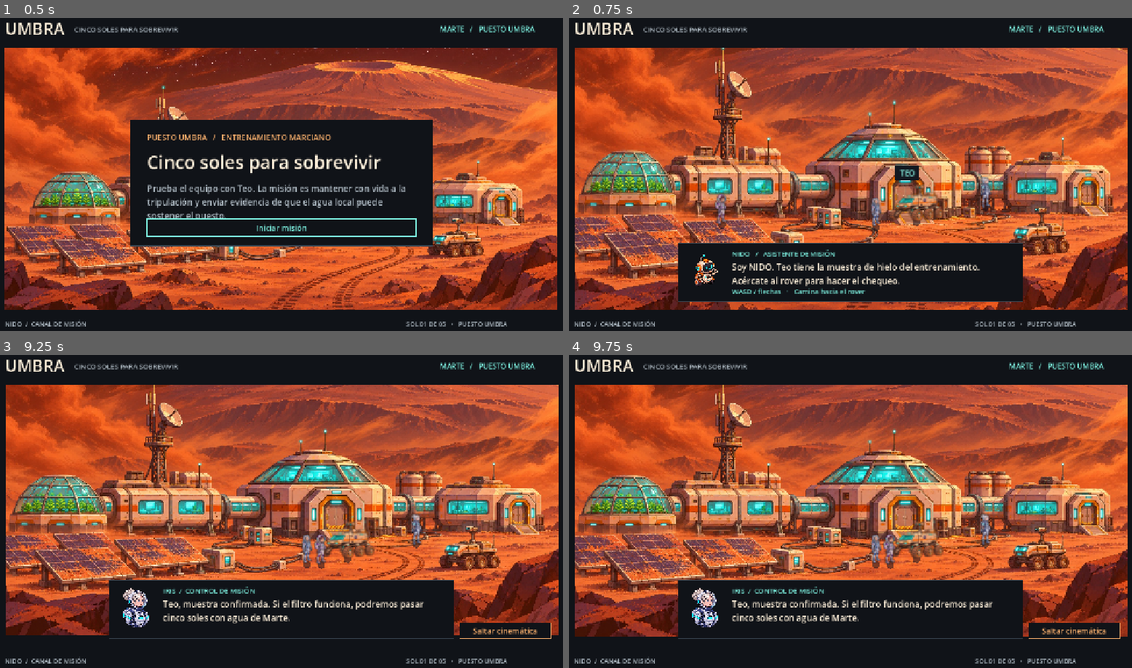
Above: before the commit, frames 1-4 (two rows, left to right).
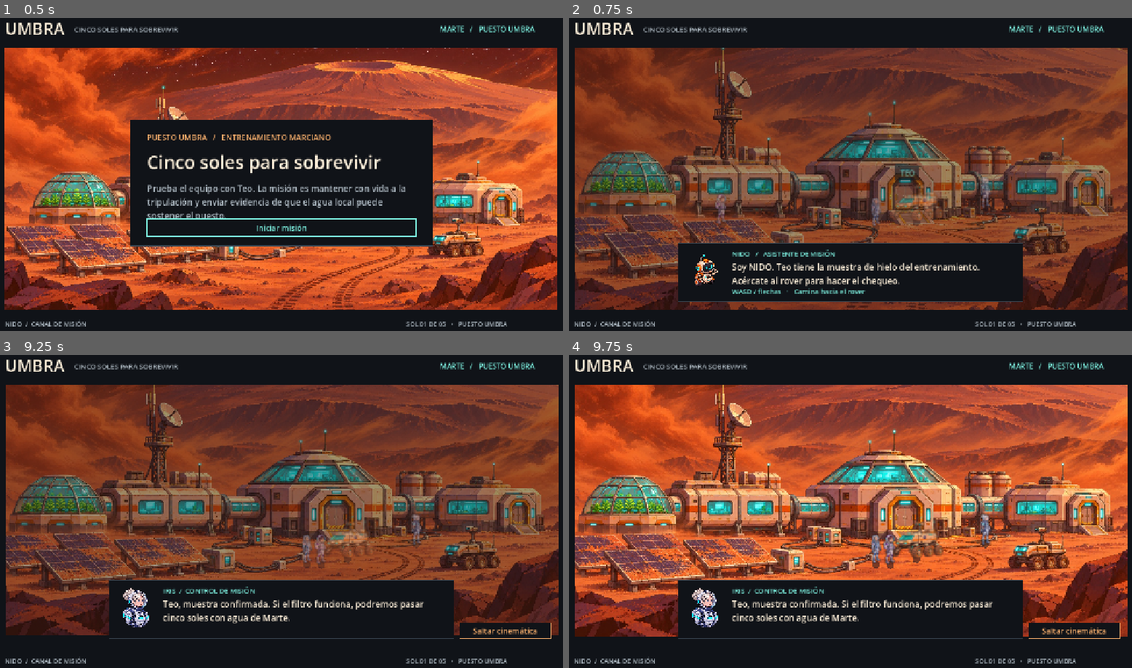
Above: after the commit, the same moments.

Repository: JULINHO-22/horizonte-rojo
Game: Godot game, scene res://scenes/umbra.tscn
Two runs of this game, one before a commit and one after it. Both use one fixed random seed, a clock stepped at 60 frames per second and the inputs below.
Inputs:
- Up to frame 1 (0.5 s): no input
- Up to frame 2 (0.75 s): click "Iniciar misión" at 0.5 s
- Up to frame 3 (9.25 s): tap Enter at 1.25 s; hold Right (ui_right) 1.28-2.03 s; hold Shift 1.28-2.03 s; tap M at 1.55, 2.1, 3.8, 4.35, 6.05, 6.6, 8.3, 8.85 s; hold Down (ui_down) 2.03-2.78 s; tap E at 2.3, 2.85, 4.55, 5.1, 6.8, 7.35, 9.05 s; tap Space at 2.75 s; hold Right (ui_right) 2.78-3.53 s; hold Shift 2.78-3.53 s; hold Up (ui_up) 3.53-4.28 s; tap Shift at 3.6, 5.3, 8.1 s; hold Left (ui_left) 4.28-5.78 s; tap Escape at 4.9 s; hold Down (ui_down) 5.78-6.53 s; hold Shift 5.78-6.53 s; hold Right (ui_right) 6.53-7.28 s; hold Up (ui_up) 7.28-8.03 s; hold Shift 7.28-8.03 s; hold Right (ui_right) 8.03-8.78 s; hold Down (ui_down) from 8.78 s (still down)
- Up to frame 4 (9.75 s): release Down (ui_down) at 9.53 s; hold Left (ui_left) from 9.53 s (still down); tap E at 9.6 s

Frame 1 is identical in both runs. In frame 2, 68% of the frame differs, in the area x 1-100%, y 9-94%; in frame 3, 64%; in frame 4, nothing differs.

Commit message:
Haz que la tormenta afecte el recorrido y añade la salida de NIDO

Diff:
--- a/scripts/puesto.gd
+++ b/scripts/puesto.gd
@@ -4,7 +4,10 @@
 const EXTERIOR := preload("res://assets/exterior.jpg")
 const MAPA := preload("res://assets/base.jpg")
 const TORMENTA := preload("res://assets/tormenta.png")
+const FRENTE := preload("res://assets/frente_polvo.png")
 const CLINICA := preload("res://assets/enfermeria.png")
+const ENERGIA := preload("res://assets/energia_interior.png")
+const REFUGIO := preload("res://assets/esclusa_interior.png")
 const NORA := preload("res://assets/nora_reposo.png")
 const NORA_PASOS := preload("res://assets/nora_caminar.png")
 const NOMBRES := {"energia": "ENERGÍA", "cultivos": "INVERNADERO", "medicina": "ENFERMERÍA", "radio": "CONTROL", "cierre": "ESCLUSA"}
@@ -39,15 +42,22 @@
 	"cierre": Vector2(400, 382),
 }
 const EQUIPOS := [
-	Rect2(50, 168, 94, 63), Rect2(69, 259, 79, 43),
+	Rect2(41, 163, 113, 68), Rect2(49, 256, 93, 47),
 	Rect2(348, 172, 109, 15), Rect2(375, 233, 53, 47),
 	Rect2(580, 161, 175, 47), Rect2(732, 209, 35, 81),
+	Rect2(356, 372, 19, 29), Rect2(431, 351, 18, 57),
 ]
 const ROVER := Vector2(493, 337)
 const ESCLUSA := Vector2(750, 329)
+const RELES := [Vector2(633, 345), Vector2(490, 364), Vector2(312, 330)]
+const ABRIGOS := [Vector2(482, 352), Vector2(645, 315), Vector2(733, 320)]
 
 var interior := false
 var chequeo := false
+var mando_nido := false
+var rele_actual := 0
+var anclado := false
+var plano := false
 var objetivo_mision := ""
 var ancho_visible := 804.0
 var escala_visual := 1.0
@@ -77,18 +87,45 @@
 	var rapidez := 112.0 if interior else 176.0
 	if evacuacion:
 		rapidez = 135.0
+	elif mando_nido:
+		rapidez = 161.0
+	if anclado:
+		rapidez *= 0.18
 	velocidad = velocidad.move_toward(direccion * rapidez, delta * 1100.0)
 	if absf(direccion.x) > 0.1:
 		direccion_izquierda = direccion.x < 0
 	var antes := punto
-	var avance := velocidad * delta
+	var avance := (velocidad + Vector2(-empuje_viento(), 0)) * delta
 	for eje in [Vector2(avance.x, 0), Vector2(0, avance.y)]:
 		if transitable(punto + eje):
 			punto += eje
 	var distancia := punto.distance_to(antes)
-	caminando = distancia > 0.14
+	caminando = distancia > 0.14 and direccion != Vector2.ZERO and not anclado
 	if caminando:
 		paso = fposmod(paso + distancia / (42.0 if interior else 67.0), 1.0)
+
+
+func intensidad_viento() -> float:
+	if interior or chequeo:
+		return 0.0
+	var pulso := pow(maxf(0, cos((tiempo - 20.0) * TAU / 6.5)), 6.0)
+	return (0.18 + 0.82 * pulso) * smoothstep(6.0, 13.0, tiempo)
+
+
+func bajo_abrigo() -> bool:
+	for refugio: Vector2 in ABRIGOS:
+		if punto.distance_to(refugio) < 29:
+			return true
+	return false
+
+
+func empuje_viento() -> float:
+	var fuerza := intensidad_viento() * (93.0 if mando_nido else 226.0)
+	if bajo_abrigo():
+		fuerza *= 0.18
+	if anclado:
+		fuerza *= 0.06
+	return fuerza
 
 
 func actualizar_camara(delta: float) -> void:
@@ -98,7 +135,7 @@
 	var escala := 1.0
 	for zona: String in ROOMS:
 		var sala: Rect2 = ROOMS[zona]
-		if sala.has_point(punto):
+		if sala.has_point(punto) and not plano:
 			escala = 3.2 if zona != "cierre" else 2.5
 			objetivo = sala.get_center().lerp(punto, 0.24) + Vector2(0, -16)
 			break
@@ -148,7 +185,9 @@
 	var fondo := Rect2(-ancho_fondo * 0.04, -25, ancho_fondo * 1.08, lienzo.y)
 	draw_texture_rect(EXTERIOR, fondo, false)
 	var polvo := 0.0 if chequeo else smoothstep(3.5, 10.5, tiempo)
+	var rafaga := intensidad_viento()
 	draw_texture_rect(TORMENTA, fondo, false, Color(1, 1, 1, polvo))
+	draw_texture_rect(FRENTE, fondo, false, Color(1, 1, 1, polvo * (0.35 + rafaga * 0.65)))
 	draw_set_transform(origen)
 	draw_rect(Rect2(-42, 302, 888, 182), Color(0.17, 0.07, 0.04, polvo * 0.21))
 	_sprite(VEHICULO, ROVER + Vector2(15, 6), 62)
@@ -175,26 +214,44 @@
 		teo.x = 443
 	var iris_camina := carrera and tiempo < 9.0
 	var iris_paso := int(fposmod((iris.x - 618) / 30.0, 1.0) * 8)
-	_sprite(IRIS_PASOS if iris_camina else IRIS, iris, 49, 0.0, false, iris_paso if iris_camina else -1)
-	if accidente:
+	if not mando_nido:
+		_sprite(IRIS_PASOS if iris_camina else IRIS, iris, 49, 0.0, false, iris_paso if iris_camina else -1)
+	if accidente and not mando_nido:
 		if evacuacion or extraccion:
 			draw_line(teo + Vector2(-24, -5), teo + Vector2(24, -5), Color("#b9b6b1"), 4, true)
 			draw_circle(teo + Vector2(-16, 0), 3, OSCURO)
 			draw_circle(teo + Vector2(17, 0), 3, OSCURO)
 		_sprite(TEO, teo, 18)
-	else:
+	elif not mando_nido:
 		var teo_paso := int(fposmod((teo.x - 443) / 28.0, 1.0) * 8)
 		_sprite(TEO_PASOS if carrera else TEO_NORMAL, teo, 48, 0.0, false, teo_paso if carrera else -1)
 	var ciclo := fposmod(absf(nora.x - punto.x) / 61.0, 1.0) if cinematica else paso
-	_sprite(NORA_PASOS if caminando or (carrera and tiempo < 12) else NORA,
-		nora, 51, 0.0, carrera or direccion_izquierda, int(ciclo * 8) if caminando or (carrera and tiempo < 12) else -1)
-	for indice in range(74):
-		var x := fposmod(indice * 83.7 - tiempo * (180 + indice % 8 * 22), 886) - 42
+	if mando_nido:
+		_sprite(DRON, punto, 39, sin(tiempo * 10.0) * 1.0, direccion_izquierda)
+	else:
+		_sprite(NORA_PASOS if caminando or (carrera and tiempo < 12) else NORA,
+			nora, 51, 3.0 if anclado else rafaga, carrera or direccion_izquierda,
+			int(ciclo * 8) if caminando or (carrera and tiempo < 12) else -1)
+	for indice in range(132):
+		var x := fposmod(indice * 83.7 - tiempo * (185 + indice % 8 * 42), 886) - 42
 		var y := fposmod(indice * 51.9 + tiempo * 16, 480)
-		draw_line(Vector2(x, y), Vector2(x - 20 - indice % 23, y + 5), Color(1, 0.70, 0.45, polvo * 0.25), 2)
-	if not cinematica and not extraccion and not decision:
+		var estela := 12.0 + rafaga * 46.0 + indice % 23
+		draw_line(Vector2(x, y), Vector2(x - estela, y + 6), Color(1, 0.73, 0.49, polvo * (0.18 + rafaga * 0.4)), 2)
+	if polvo > 0.0:
+		draw_rect(Rect2(-44, 42, ancho_visible + 88, 440), Color(0.73, 0.36, 0.13, rafaga * 0.24))
+	if mando_nido:
+		for i in range(RELES.size()):
+			var torre: Vector2 = RELES[i]
+			draw_line(torre, torre + Vector2(0, -34), OSCURO, 5, true)
+			draw_circle(torre + Vector2(0, -35), 5, LUZ if i <= rele_actual else OCRE)
+		var objetivo: Vector2 = RELES[rele_actual] if rele_actual < RELES.size() else ESCLUSA
+		_baliza(objetivo + Vector2(0, -58), "RELÉ %d" % (rele_actual + 1) if rele_actual < RELES.size() else "REGRESO", LUZ)
+	elif not cinematica and not extraccion and not decision:
 		_baliza((ESCLUSA if evacuacion else ROVER) + Vector2(0, -83),
 			"ESCLUSA" if evacuacion else "TEO", LUZ)
+		if not chequeo:
+			for refugio: Vector2 in ABRIGOS:
+				draw_arc(refugio, 21, 0.0, TAU, 28, Color(0.68, 0.94, 0.82, 0.52), 1.5, true)
 	draw_set_transform(Vector2.ZERO)
 
 
@@ -203,6 +260,8 @@
 	draw_rect(Rect2(0, 0, ancho_visible, marco.y), Color("#171c22"))
 	draw_set_transform(_origen_mundo(), 0, Vector2.ONE * escala_camara)
 	draw_texture_rect(MAPA, Rect2(Vector2.ZERO, marco), false)
+	draw_texture_rect(ENERGIA, Rect2(10, 130, 236, 211), false)
+	draw_texture_rect(REFUGIO, Rect2(331, 321, 142, 137), false)
 	draw_texture_rect(CLINICA, Rect2(554, 132, 245, 209), false)
 	if not cultivo_activo:
 		draw_rect(Rect2(259, 33, 282, 88), Color(0.14, 0.19, 0.26, 0.52))
--- a/scripts/umbra.gd
+++ b/scripts/umbra.gd
@@ -40,14 +40,24 @@
 var ajuste_radio := 0.0
 var detalle_radio: Label
 var mensaje := ""
+var ver_plano := false
+var rele_nido := 0
+var regreso_nora := Vector2.ZERO
+var intensidad_ui: ProgressBar
+var fase_renderizada := ""
+var valvulas: Array[int] = [0, 0, 0]
+const CONDUCTOS := [
+	["Depósito", "Cerrado", "Al fundidor", "A drenaje"],
+	["Fundidor", "Cerrado", "A drenaje", "Al filtro"],
+	["Filtro", "Cerrado", "Al tanque", "A retorno"],
+]
+const RUTA_AGUA: Array[int] = [1, 2, 1]
 const AREA := Rect2(32, 84, 1216, 578)
 const NOMBRES := {"energia": "Energía", "cultivos": "Invernadero", "medicina": "Enfermería", "radio": "Control", "cierre": "Esclusa"}
 const PLANES := {
 	"energia": [["Aislar luces auxiliares", "Acoplar batería", "Verificar soporte vital"], [2, 0, 1]],
 	"cultivos": [["Abrir retorno de agua", "Ajustar la luz", "Revisar bandejas"], [1, 2, 0]],
-	"hielo": [["Fundir muestra", "Filtrar polvo", "Abrir paso al tanque"], [2, 0, 1]],
 	"medicina": [["Leer el monitor", "Inmovilizar la pierna", "Registrar reposo"], [1, 0, 2]],
-	"blindaje": [["Enviar a NIDO", "Acoplar el circuito", "Comprobar el blindaje"], [1, 2, 0]],
 }
 var zoom_anterior := 1.0
 var centro_anterior := Vector2(402, 263.5)
@@ -90,11 +100,16 @@
 				int(Input.is_physical_key_pressed(KEY_A) or Input.is_action_pressed("ui_left")),
 			int(Input.is_physical_key_pressed(KEY_S) or Input.is_action_pressed("ui_down")) -
 				int(Input.is_physical_key_pressed(KEY_W) or Input.is_action_pressed("ui_up")))
+		puesto.anclado = not puesto.interior and not puesto.chequeo and Input.is_physical_key_pressed(KEY_SHIFT)
 		puesto.avanzar(direccion.normalized(), delta)
 		posicion = puesto.punto
 		puesto.actualizar_camara(delta)
 		_actualizar_aviso()
 	puesto.tiempo += delta
+	if ambiente.playing:
+		ambiente.volume_db = lerpf(-23.0, -4.0, puesto.intensidad_viento())
+	if is_instance_valid(intensidad_ui):
+		intensidad_ui.value = puesto.intensidad_viento()
 	puesto.queue_redraw()
 
 
@@ -104,9 +119,24 @@
 	if fase == "base" and evento.physical_keycode == KEY_ESCAPE and not modulo.is_empty():
 		_salir_terminal()
 		return
+	if fase == "base" and evento.physical_keycode == KEY_M and modulo.is_empty():
+		ver_plano = not ver_plano
+		puesto.plano = ver_plano
+		return
+	if fase == "nido" and evento.physical_keycode == KEY_ESCAPE:
+		_volver_nido(false)
+		return
 	if evento.physical_keycode != KEY_E:
 		return
 	match fase:
+		"nido":
+			var destino: Vector2 = PuestoUmbra.RELES[rele_nido] if rele_nido < PuestoUmbra.RELES.size() else PuestoUmbra.ESCLUSA
+			if posicion.distance_to(destino) <= 31.0:
+				if rele_nido < PuestoUmbra.RELES.size():
+					rele_nido += 1
+					puesto.rele_actual = rele_nido
+				else:
+					_volver_nido(true)
 		"chequeo":
 			if posicion.distance_to(PuestoUmbra.ROVER) <= 42:
 				fase = "cinematica"
@@ -135,14 +165,25 @@
 		return
 	if fase == "base":
 		var cerca := puesto.terminal_cercana()
-		aviso.text = "Sigue el marcador turquesa · WASD / flechas" if cerca.is_empty() else "E   /   " + NOMBRES[cerca]
+		aviso.text = "WASD / flechas · M: plano general" if cerca.is_empty() else "E   /   " + NOMBRES[cerca] + "   ·   M: plano general"
 	elif fase in ["chequeo", "exterior"]:
 		aviso.text = "E   /   HABLAR CON TEO" if posicion.distance_to(PuestoUmbra.ROVER) <= 42 else "WASD / flechas   ·   Camina hacia el rover"
 	elif fase == "evacuacion":
 		aviso.text = "E   /   ABRIR ESCLUSA" if posicion.distance_to(PuestoUmbra.ESCLUSA) <= 42 else "WASD / flechas   ·   Lleva a Teo al refugio"
+	elif fase == "nido":
+		var destino: Vector2 = PuestoUmbra.RELES[rele_nido] if rele_nido < PuestoUmbra.RELES.size() else PuestoUmbra.ESCLUSA
+		var objetivo := "RELÉ %d / %d" % [rele_nido + 1, PuestoUmbra.RELES.size()] if rele_nido < PuestoUmbra.RELES.size() else "VOLVER A LA ESCLUSA"
+		aviso.text = ("E  /  " if posicion.distance_to(destino) <= 31 else "WASD  /  ") + objetivo + "   ·   Esc: retirar a NIDO"
+	if fase in ["exterior", "evacuacion", "nido"]:
+		if puesto.intensidad_viento() >= 0.55 and not puesto.bajo_abrigo():
+			aviso.text += "   ·   RÁFAGA  /  Shift: anclar"
+		elif puesto.bajo_abrigo():
+			aviso.text += "   ·   A CUBIERTO"
 
 
 func _render() -> void:
+	var cambio_de_fase := fase != fase_renderizada
+	fase_renderizada = fase
 	if is_instance_valid(puesto):
 		zoom_anterior = puesto.escala_camara
 		centro_anterior = puesto.centro_camara
@@ -153,7 +194,7 @@
 		pantalla.queue_free()
 	pantalla = Control.new()
 	add_child(pantalla)
-	var en_superficie := fase in ["cinematica", "exterior", "decision", "extraccion", "evacuacion"]
+	var en_superficie := fase in ["cinematica", "exterior", "decision", "extraccion", "evacuacion", "nido"]
 	if en_superficie and not ambiente.playing:
 		ambiente.play()
 	elif not en_superficie:
@@ -166,7 +207,7 @@
 	match fase:
 		"inicio":
 			_inicio()
-		"chequeo", "cinematica", "exterior", "extraccion", "evacuacion":
+		"chequeo", "cinematica", "exterior", "extraccion", "evacuacion", "nido":
 			_superficie()
 		"decision":
 			_apertura()
@@ -176,6 +217,9 @@
 			_relevo()
 	_texto("NIDO  /  CANAL DE MISIÓN", Rect2(32, 682, 440, 22), 14, MUTED)
 	_texto("SOL %02d DE 05   •   PUESTO UMBRA" % estado.sol, Rect2(914, 682, 334, 22), 14, MUTED)
+	if cambio_de_fase and is_instance_valid(puesto):
+		puesto.modulate.a = 0.18
+		puesto.create_tween().tween_property(puesto, "modulate:a", 1.0, 0.36)
 
 
 func _inicio() -> void:
@@ -232,6 +276,9 @@
 	puesto.interior = es_interior
 	puesto.cinematica = fase == "cinematica"
 	puesto.chequeo = fase == "chequeo"
+	puesto.mando_nido = fase == "nido"
+	puesto.rele_actual = rele_nido
+	puesto.plano = ver_plano
 	puesto.objetivo_mision = "cierre" if estado.mision_cumplida() else SolUno.MISIONES[estado.sol - 1]
 	puesto.escala_visual = area.size.y / (527.0 if es_interior else 421.0)
 	puesto.ancho_visible = area.size.x / puesto.escala_visual
@@ -255,6 +302,16 @@
 
 func _superficie() -> void:
 	_crear_puesto(false, AREA)
+	if fase in ["exterior", "evacuacion", "nido"]:
+		_panel(Rect2(48, 100, 236, 52), FONDO)
+		_texto("NIDO  /  CARGA DE VIENTO", Rect2(60, 106, 218, 21), 13, AMBAR)
+		intensidad_ui = ProgressBar.new()
+		intensidad_ui.max_value = 1.0
+		intensidad_ui.step = 0.0
+		intensidad_ui.show_percentage = false
+		intensidad_ui.add_theme_stylebox_override("background", _estilo(PANEL, LINEA))
+		intensidad_ui.add_theme_stylebox_override("fill", _estilo(AMBAR, AMBAR))
+		_colocar(intensidad_ui, Rect2(61, 130, 209, 9))
 	_panel(Rect2(260, 514, 760, 129), FONDO)
 	retrato = _imagen(PuestoUmbra.DRON, Rect2(276, 528, 90, 94), TextureRect.STRETCH_KEEP_ASPECT_CENTERED)
 	hablante = _texto("NIDO   /   ASISTENTE DE MISIÓN", Rect2(379, 526, 620, 24), 15, CIAN)
@@ -269,9 +326,11 @@
 		"chequeo":
 			subtitulo.text = "Soy NIDO. Teo tiene la muestra de hielo del entrenamiento. Acércate al rover para hacer el chequeo."
 		"exterior":
-			subtitulo.text = "La tormenta quitó luz a los paneles. Teo cayó junto al rover. Ve a comprobar si puede moverse."
+			subtitulo.text = "Teo cayó junto al rover. Avanza entre ráfagas. Mantén Shift para anclarte o busca los círculos de abrigo."
 		"evacuacion":
-			subtitulo.text = "Ya lo liberamos. Mantén a Teo en la camilla y llévalo a la esclusa."
+			subtitulo.text = "Lleva la camilla a la esclusa. Cuando arrecie el viento, ancla con Shift y espera la tregua."
+		"nido":
+			subtitulo.text = "Tienes mi mando. Activa los tres relés por orden y tráeme de vuelta. La tripulación espera bajo techo."
 	aviso = _texto("", Rect2(379, 609, 620, 26), 15, CIAN)
 	_actualizar_aviso()
 
@@ -353,7 +412,8 @@
 				accion = "Recuperar carga auxiliar"
 				descripcion = "3 UE. Recupera 6 UE y prepara los paneles para el próximo sol."
 				if estado.sol == 4:
-					descripcion = "3 UE. NIDO accede al banco exterior y conecta el blindaje. Recuperas 6 UE."
+					accion = "Tomar el mando de NIDO"
+					descripcion = "3 UE. Pilota a NIDO, activa los tres relés exteriores y regresa al refugio. Recuperas 6 UE."
 			"cultivos":
 				accion = "Procesar hielo" if estado.sol <= 3 else "Cosechar bandejas"
 				descripcion = "4 UE. El hielo del depósito aporta 4 de agua y 1 dato." if estado.sol <= 3 else "4 UE. Ajusta el cultivo y recoge 4 raciones."
@@ -374,10 +434,30 @@
 	if not estado.disponible(modulo):
 		return
 	operacion = modulo
+	if modulo == "energia" and estado.sol == 4:
+		regreso_nora = posicion
+		posicion = PuestoUmbra.ESCLUSA
+		rele_nido = 0
+		fase = "nido"
+		modulo = ""
+		_render()
+		return
 	paso_operacion = 0
+	valvulas = [0, 0, 0]
 	ajuste_radio = 0.0
 	aviso_operacion = ""
 	_render()
+
+
+func _volver_nido(completado: bool) -> void:
+	fase = "base"
+	posicion = regreso_nora
+	if completado:
+		_completar_operacion()
+	else:
+		operacion = ""
+		mensaje = "NIDO regresó. Puedes reintentar la salida desde Energía."
+		_render()
 
 
 func _procedimiento(titulo: String) -> void:
@@ -395,12 +475,10 @@
 		var etiqueta := "Transmitir" if aviso_operacion.is_empty() else aviso_operacion
 		_boton(etiqueta, Rect2(308, 420, 660, 42), _transmitir.bind(objetivo), CIAN)
 		return
-	var plan := operacion
-	if plan == "cultivos" and estado.sol in [2, 3]:
-		plan = "hielo"
-	elif plan == "energia" and estado.sol == 4:
-		plan = "blindaje"
-	var ficha: Array = PLANES[plan]
+	if operacion == "cultivos" and estado.sol in [2, 3]:
+		_circuito_agua()
+		return
+	var ficha: Array = PLANES[operacion]
 	var pasos: Array = ficha[0]
 	var siguiente: String = pasos[paso_operacion]
 	var pista := "Paso %d de 3 · %s" % [paso_operacion + 1, siguiente]
@@ -413,6 +491,34 @@
 			_ejecutar_paso.bind(accion), CIAN, accion < paso_operacion)
 
 
+func _circuito_agua() -> void:
+	var aviso_agua := "Gira las válvulas para llevar el hielo al fundidor, pasar el agua por el filtro y llenar el tanque."
+	if not aviso_operacion.is_empty():
+		aviso_agua = aviso_operacion
+	_modal("NIDO   /   CIRCUITO DE AGUA", aviso_agua)
+	for i in range(CONDUCTOS.size()):
+		var valvula: Array = CONDUCTOS[i]
+		var x := 308 + i * 222
+		_texto(valvula[0], Rect2(x, 365, 207, 23), 16, AMBAR)
+		_boton(valvula[1 + valvulas[i]], Rect2(x, 391, 206, 36), _girar_valvula.bind(i), CIAN)
+	_boton("Probar caudal", Rect2(308, 435, 660, 32), _probar_caudal, CIAN)
+
+
+func _girar_valvula(indice: int) -> void:
+	valvulas[indice] = (valvulas[indice] + 1) % 3
+	aviso_operacion = ""
+	_render()
+
+
+func _probar_caudal() -> void:
+	for i in range(RUTA_AGUA.size()):
+		if valvulas[i] != RUTA_AGUA[i]:
+			aviso_operacion = "La prueba se detuvo en %s. Corrige esa salida y comprueba el caudal otra vez." % CONDUCTOS[i][0].to_lower()
+			_render()
+			return
+	_completar_operacion()
+
+
 func _ajustar_radio(valor: float) -> void:
 	ajuste_radio = valor
 	var diferencia := absf(valor - (29 + estado.sol * 9))
@@ -471,7 +577,7 @@
 	var titulo := "Bitácora · Sol %02d" % estado.sol
 	if final:
 		titulo = "Misión interrumpida" if informe.soporte <= 0 else "La base resistió"
-		if informe.soporte > 0 and informe.muestras >= 3 and informe.informe_hoy:
+		if informe.soporte >= 80 and estado.recuperacion >= 2 and informe.muestras >= 3 and informe.informe_hoy:
 			titulo = "Misión completada"
 	_imagen(PuestoUmbra.TORMENTA if estado.sol < 5 else EXTERIOR, AREA)
 	var reporte := "%d UE · %d raciones · %d de agua · soporte %d%%
@@ -480,7 +586,12 @@
 	_modal(titulo, reporte)
 	var nota := "NIDO: El próximo sol descontará %d UE de cuidados." % informe.energia_comprometida
 	if final:
-		nota = "NIDO: El registro de los cinco soles queda archivado." if informe.soporte > 0 else "NIDO: El refugio agotó su margen de soporte vital."
+		if informe.soporte <= 0:
+			nota = "NIDO: El refugio agotó su margen de soporte vital."
+		elif titulo == "Misión completada":
+			nota = "NIDO: El informe salió. Teo volvió al turno y el refugio tiene margen para seguir operando."
+		else:
+			nota = "NIDO: El informe salió. Queda trabajo en cuidados o soporte vital antes de prolongar la misión."
 	_texto(nota, Rect2(308, 378, 661, 59), 18, MUTED)
 	if not final:
 		_boton("Comenzar Sol %d" % (estado.sol + 1), Rect2(308, 458, 420, 48), _siguiente_sol, CIAN)
Binary file added: assets/energia_interior.png
Not shown, added: assets/energia_interior.png.import
Binary file added: assets/esclusa_interior.png
Not shown, added: assets/esclusa_interior.png.import
Binary file added: assets/frente_polvo.png
Not shown, added: assets/frente_polvo.png.import
Not shown, changed: CHANGELOG.md
Not shown, changed: docs/DISEÑO.md
